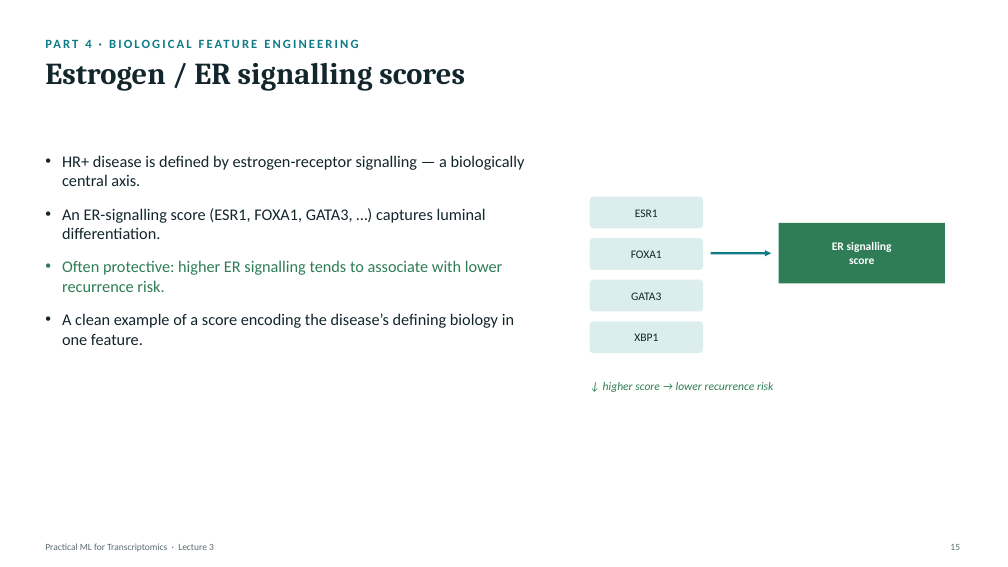
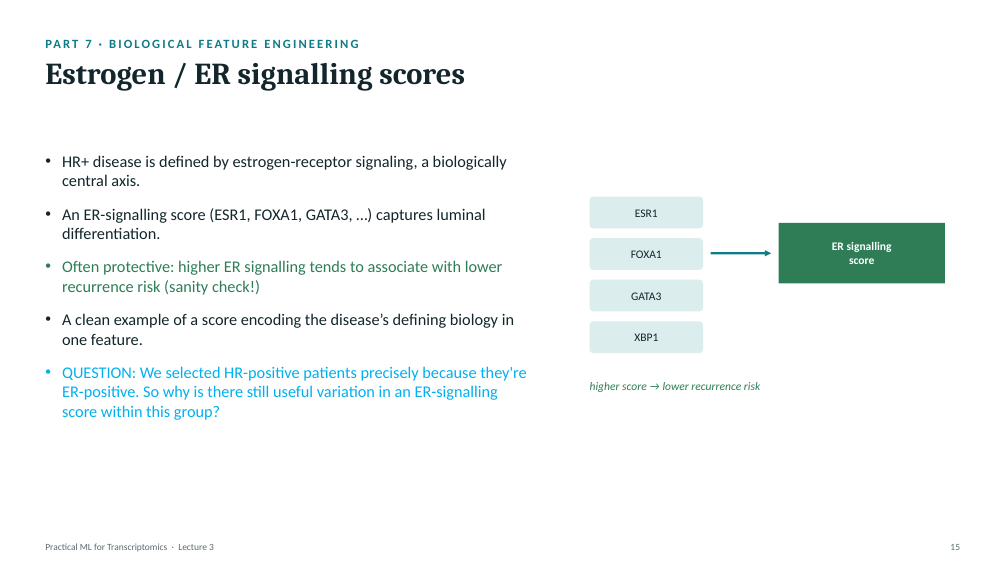
Before and after one commit to zhanyinx/ml26, a slide deck: slide 16 of lessons/lesson03_feature_engineering/theory/slides/Lecture3 - Feature Engineering and Biological Representation.pptx (slide 15 before the commit). Drawn at 1008x567 pixels with LibreOffice and Linux fonts; fonts in the diff are those of the drawing. Boxes give left, top, right and bottom in pixels: in the first picture for what was removed or moved away, otherwise in the second. Text is boxed around its words. In the diff, an @@ line names an element or a change of style, - is before the commit and + after.

```diff
--- a/lessons/lesson03_feature_engineering/theory/slides/Lecture3 - Feature Engineering and Biological Representation.pptx
+++ b/lessons/lesson03_feature_engineering/theory/slides/Lecture3 - Feature Engineering and Biological Representation.pptx
@@ text at (x1=85, y1=39, x2=143, y2=345): text changed @@
-PART 4 · BIOLOGICAL FEATURE ENGINEERING
+PART 7 · BIOLOGICAL FEATURE ENGINEERING
@@ text at (x1=62, y1=155, x2=507, y2=186): text changed @@
-• HR+ disease is defined by estrogen-receptor signalling — a biologically central axis.
+• HR+ disease is defined by estrogen-receptor signaling, a biologically central axis.
@@ text at (x1=62, y1=260, x2=502, y2=295): text changed @@
-• Often protective: higher ER signalling tends to associate with lower recurrence risk.
+• Often protective: higher ER signalling tends to associate with lower recurrence risk (sanity check!)
@@ text at (x1=62, y1=366, x2=526, y2=420): paragraph added @@
+• QUESTION: We selected HR-positive patients precisely because they're ER-positive. So why is there still useful variation in an ER-signalling score within this group?
@@ text at (x1=590, y1=382, x2=760, y2=392): text changed @@
-↓ higher score → lower recurrence risk
+higher score → lower recurrence risk
```
Also in this commit, not shown: 20 other slides changed, 2 slides added, 7 slides removed.
